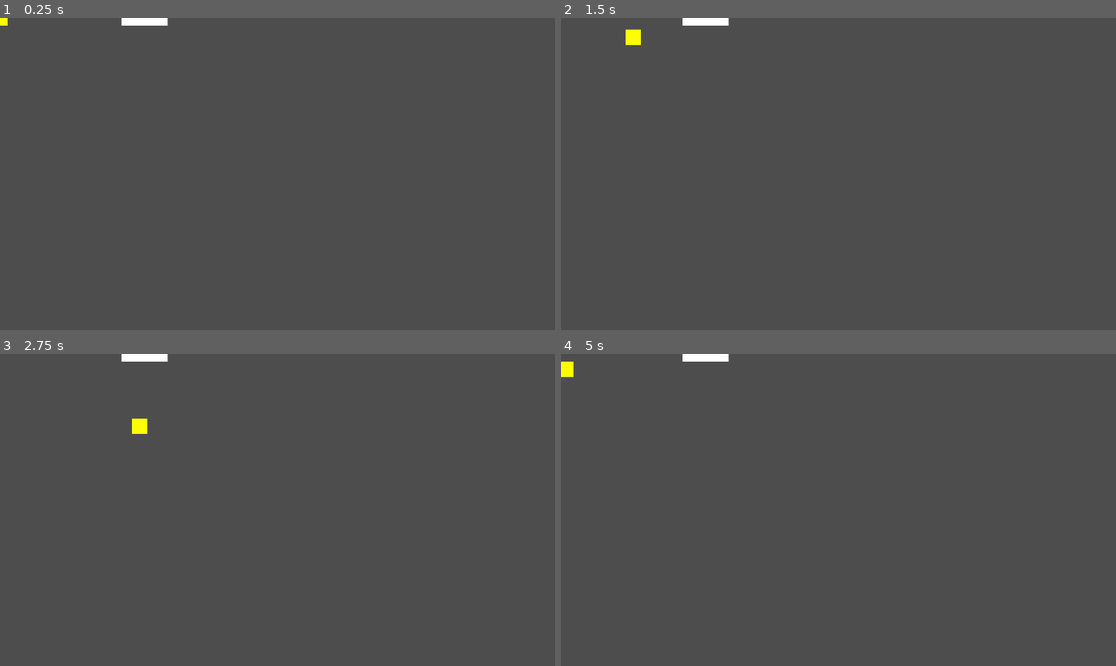
Above: before the commit, frames 1-4 (two rows, left to right).
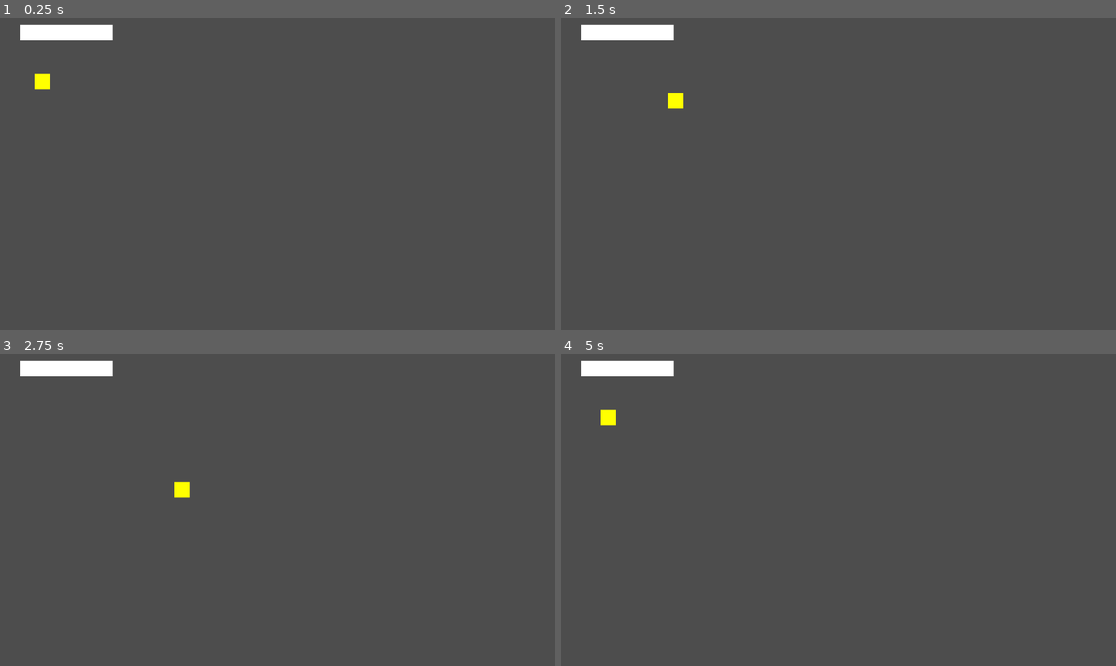
Above: after the commit, the same moments.

Repository: StackUpZero/redline-black-box
Game: Godot game, scene res://main.tscn
Same seed, same stepped clock (60 frames per second), same inputs: the game is played once before the commit and once after it.
Inputs:
- Up to frame 1 (0.25 s): no input
- Up to frame 2 (1.5 s): tap Enter at 0.5 s; hold D (move_right) 0.53-1.28 s; hold S (move_down) from 1.28 s (still down)
- Up to frame 3 (2.75 s): release S (move_down) at 2.03 s; hold D (move_right) from 2.03 s (still down)
- Up to frame 4 (5 s): release D (move_right) at 2.78 s; hold W (move_up) 2.78-3.53 s; hold A (move_left) from 3.53 s (still down)

The runs differ from the first frame. In frame 1, 1.2% of the frame differs, in the area x 0-31%, y 0-23%; in frame 2, 1.2%; in frame 3, 1.3%, in the area x 3-35%, y 0-47%; in frame 4, 1.3%.

Commit message:
Save player and wall as reusable scenes

Diff:
--- a/main.tscn
+++ b/main.tscn
@@ -1,36 +1,15 @@
 [gd_scene format=3 uid="uid://cqow47bch5ocs"]
 
-[ext_resource type="Script" uid="uid://cqyirrjrl821y" path="res://player.gd" id="1_ig7tw"]
-
-[sub_resource type="RectangleShape2D" id="RectangleShape2D_0xm2m"]
-size = Vector2(32, 32)
-
-[sub_resource type="RectangleShape2D" id="RectangleShape2D_ig7tw"]
-size = Vector2(96, 32)
+[ext_resource type="PackedScene" uid="uid://w64uj01i522y" path="res://player.tscn" id="1_0xm2m"]
+[ext_resource type="PackedScene" uid="uid://w0pb0847fl4m" path="res://wall.tscn" id="2_0xm2m"]
 
 [node name="Main" type="Node2D" unique_id=160579279]
 
-[node name="Player" type="CharacterBody2D" parent="." unique_id=234733336]
-script = ExtResource("1_ig7tw")
+[node name="Player" parent="." unique_id=1152195455 instance=ExtResource("1_0xm2m")]
+position = Vector2(88, 132)
 
-[node name="ColorRect" type="ColorRect" parent="Player" unique_id=2126917089]
-offset_left = -16.0
-offset_top = -16.0
-offset_right = 16.0
-offset_bottom = 16.0
-color = Color(13.614482, 12.217365, 0.0005914307, 1)
+[node name="Wall" parent="." unique_id=2114677536 instance=ExtResource("2_0xm2m")]
+position = Vector2(90, 30)
 
-[node name="CollisionShape2D" type="CollisionShape2D" parent="Player" unique_id=1616663141]
-shape = SubResource("RectangleShape2D_0xm2m")
-
-[node name="Wall" type="StaticBody2D" parent="." unique_id=1808360606]
-position = Vector2(300, 0)
-
-[node name="CollisionShape2D" type="CollisionShape2D" parent="Wall" unique_id=786164761]
-shape = SubResource("RectangleShape2D_ig7tw")
-
-[node name="ColorRect" type="ColorRect" parent="Wall" unique_id=1036453554]
-offset_left = -48.0
-offset_top = -16.0
-offset_right = 48.0
-offset_bottom = 16.0
+[node name="Wall2" parent="." unique_id=398560490 instance=ExtResource("2_0xm2m")]
+position = Vector2(186, 30)
--- /dev/null
+++ b/player.tscn
@@ -0,0 +1,19 @@
+[gd_scene format=3 uid="uid://w64uj01i522y"]
+
+[ext_resource type="Script" uid="uid://cqyirrjrl821y" path="res://player.gd" id="1_4flbx"]
+
+[sub_resource type="RectangleShape2D" id="RectangleShape2D_0xm2m"]
+size = Vector2(32, 32)
+
+[node name="Player" type="CharacterBody2D" unique_id=1152195455]
+script = ExtResource("1_4flbx")
+
+[node name="ColorRect" type="ColorRect" parent="." unique_id=1097042360]
+offset_left = -16.0
+offset_top = -16.0
+offset_right = 16.0
+offset_bottom = 16.0
+color = Color(13.614482, 12.217365, 0.0005914307, 1)
+
+[node name="CollisionShape2D" type="CollisionShape2D" parent="." unique_id=406052782]
+shape = SubResource("RectangleShape2D_0xm2m")
--- /dev/null
+++ b/wall.tscn
@@ -0,0 +1,15 @@
+[gd_scene format=3 uid="uid://w0pb0847fl4m"]
+
+[sub_resource type="RectangleShape2D" id="RectangleShape2D_ig7tw"]
+size = Vector2(96, 32)
+
+[node name="Wall" type="StaticBody2D" unique_id=2114677536]
+
+[node name="CollisionShape2D" type="CollisionShape2D" parent="." unique_id=1523843494]
+shape = SubResource("RectangleShape2D_ig7tw")
+
+[node name="ColorRect" type="ColorRect" parent="." unique_id=8203294]
+offset_left = -48.0
+offset_top = -16.0
+offset_right = 48.0
+offset_bottom = 16.0
